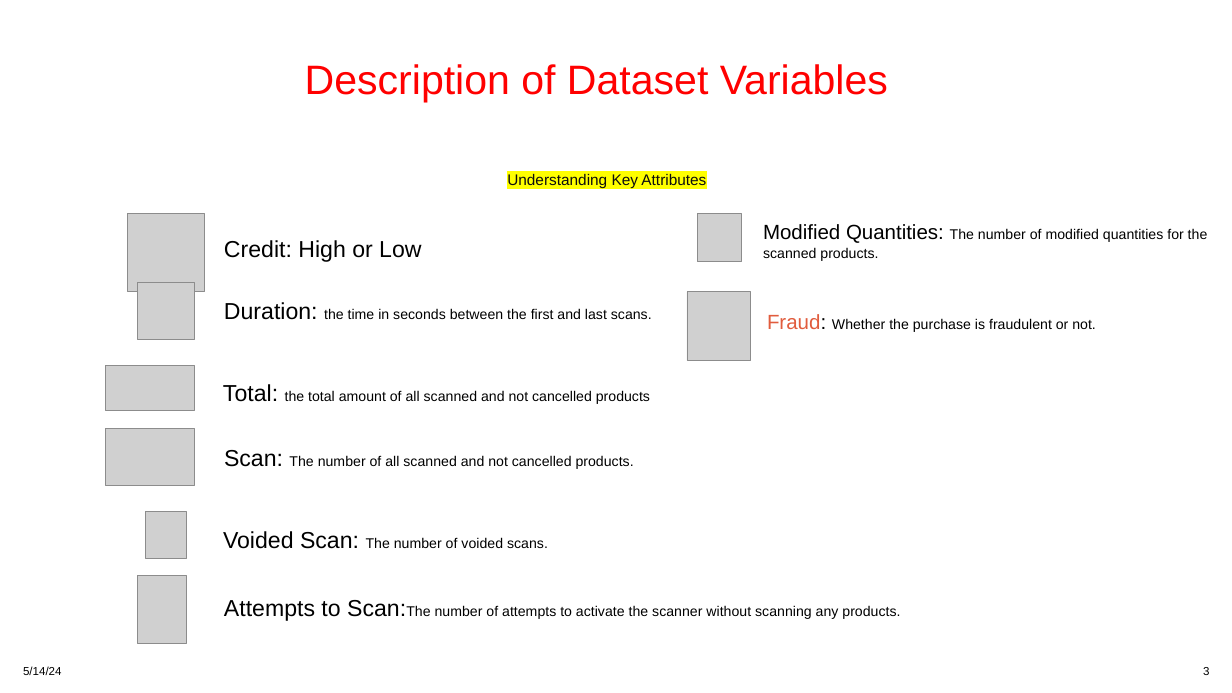
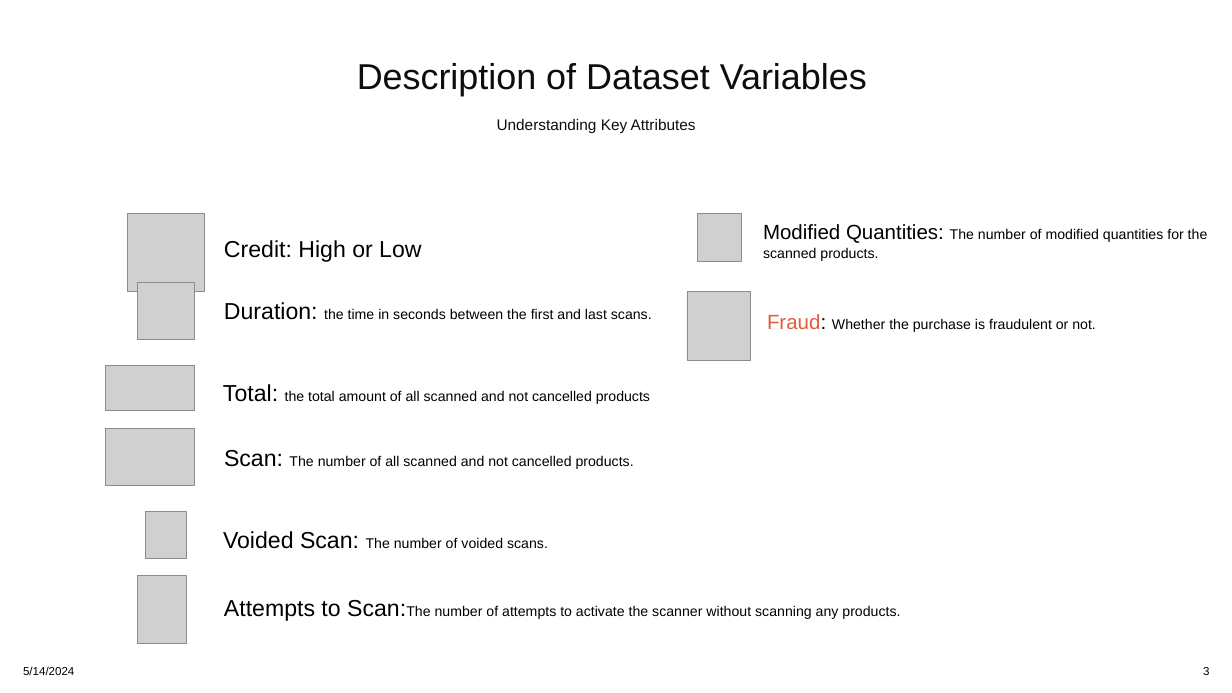
Before and after one commit to tahidul94/UNO_contest2, a slide deck: slide 3 of Md_Tahidul_Islam.pptx. Drawn at 1232x693 pixels with LibreOffice and Linux fonts; fonts in the diff are those of the drawing; grey boxes stand for pictures. Boxes give left, top, right and bottom in pixels: in the first picture for what was removed or moved away, otherwise in the second. Text is boxed around its words. In the diff, an @@ line names an element or a change of style, - is before the commit and + after.

```diff
--- a/Md_Tahidul_Islam.pptx
+++ b/Md_Tahidul_Islam.pptx
@@ text "Description of Dataset Variables": place and size @@
-text "Description of Dataset Variables" at (305,64,888,102)
+text "Description of Dataset Variables" at (357,63,867,96)
@@ text "Description of Dataset Variables" at (357,63,867,96): size 32 to 28 pt, text colour #FF0000 to #0D0D0D @@
@@ text "Understanding Key Attributes": place and size @@
-text "Understanding Key Attributes" at (507,174,706,188)
+text "Understanding Key Attributes" at (497,119,696,133)
@@ text "Understanding Key Attributes" at (497,119,696,133): highlight #FFFF00 to none @@
@@ text at (23,666,74,675): text changed @@
-5/14/24
+5/14/2024
```
Also in this commit, not shown: 11 other slides changed.
